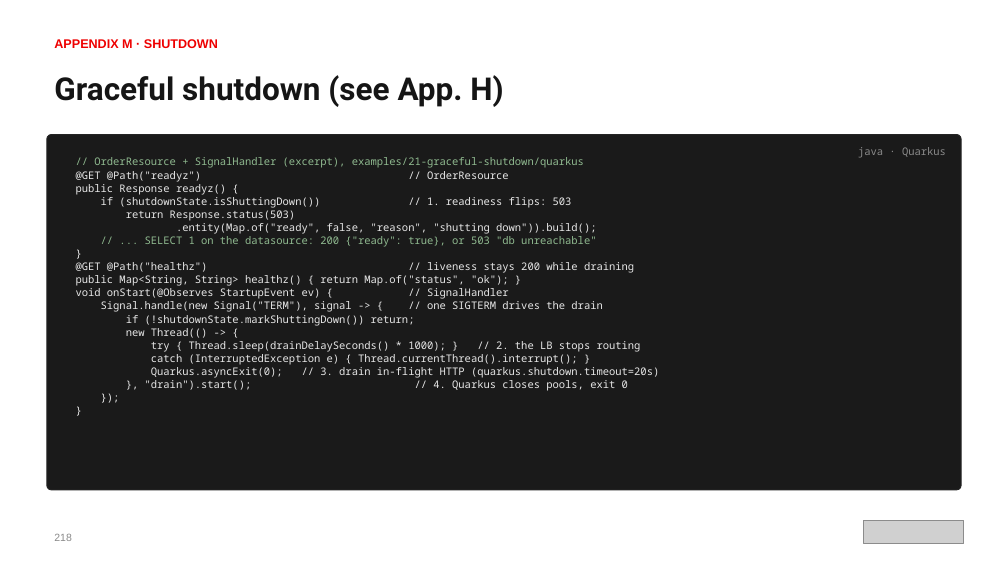
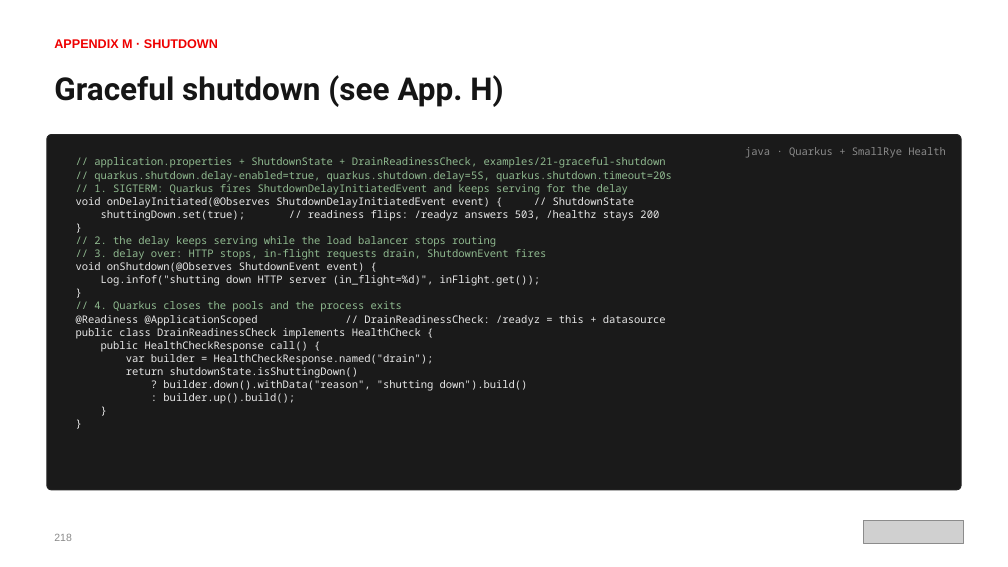
Before and after one commit to patterncatalyst/cloud-native-design-patterns, a slide deck: slide 245 of lgtm-presentation/Designing-Cloud-Native-APIs-Quarkus.pptx. Drawn at 1008x567 pixels with LibreOffice and Linux fonts; fonts in the diff are those of the drawing; grey boxes stand for pictures. Boxes give left, top, right and bottom in pixels: in the first picture for what was removed or moved away, otherwise in the second. Text is boxed around its words. In the diff, an @@ line names an element or a change of style, - is before the commit and + after.

Commit message:
docs(deck): Quarkus deck follows the idiomatic examples (S13)

```diff
--- a/lgtm-presentation/Designing-Cloud-Native-APIs-Quarkus.pptx
+++ b/lgtm-presentation/Designing-Cloud-Native-APIs-Quarkus.pptx
@@ text at <box>745,147,946,158</box>: text changed @@
-java · Quarkus
+java · Quarkus + SmallRye Health
@@ text at <box>76,157,672,221</box>: text changed; text colour #E6E6E6 to #8FB98F @@
-// OrderResource + SignalHandler (excerpt), examples/21-graceful-shutdown/quarkus
-@GET @Path("readyz") // OrderResource
-public Response readyz() {
-if (shutdownState.isShuttingDown()) // 1. readiness flips: 503
-return Response.status(503)
-.entity(Map.of("ready", false, "reason", "shutting down")).build();
-// ... SELECT 1 on the datasource: 200 {"ready": true}, or 503 "db unreachable"
+// application.properties + ShutdownState + DrainReadinessCheck, examples/21-graceful-shutdown
+// quarkus.shutdown.delay-enabled=true, quarkus.shutdown.delay=5S, quarkus.shutdown.timeout=20s
+// 1. SIGTERM: Quarkus fires ShutdownDelayInitiatedEvent and keeps serving for the delay
+void onDelayInitiated(@Observes ShutdownDelayInitiatedEvent event) { // ShutdownState
+shuttingDown.set(true); // readiness flips: /readyz answers 503, /healthz stays 200
@@ text at <box>76,236,546,286</box>: text changed; text colour #E6E6E6 to #8FB98F @@
-@GET @Path("healthz") // liveness stays 200 while draining
-public Map<String, String> healthz() { return Map.of("status", "ok"); }
-void onStart(@Observes StartupEvent ev) { // SignalHandler
-Signal.handle(new Signal("TERM"), signal -> { // one SIGTERM drives the drain
-if (!shutdownState.markShuttingDown()) return;
-new Thread(() -> {
-try { Thread.sleep(drainDelaySeconds() * 1000); } // 2. the LB stops routing
-catch (InterruptedException e) { Thread.currentThread().interrupt(); }
-Quarkus.asyncExit(0); // 3. drain in-flight HTTP (quarkus.shutdown.timeout=20s)
-}, "drain").start(); // 4. Quarkus closes pools, exit 0
-});
+// 2. the delay keeps serving while the load balancer stops routing
+// 3. delay over: HTTP stops, in-flight requests drain, ShutdownEvent fires
+void onShutdown(@Observes ShutdownEvent event) {
+Log.infof("shutting down HTTP server (in_flight=%d)", inFlight.get());
@@ text at <box>76,301,666,404</box>: paragraphs added @@
+// 4. Quarkus closes the pools and the process exits
+@Readiness @ApplicationScoped // DrainReadinessCheck: /readyz = this + datasource
+public class DrainReadinessCheck implements HealthCheck {
+public HealthCheckResponse call() {
+var builder = HealthCheckResponse.named("drain");
+return shutdownState.isShuttingDown()
+? builder.down().withData("reason", "shutting down").build()
+: builder.up().build();
+}
+}
```
Also in this commit, not shown: 17 other slides changed, 2 other files.
